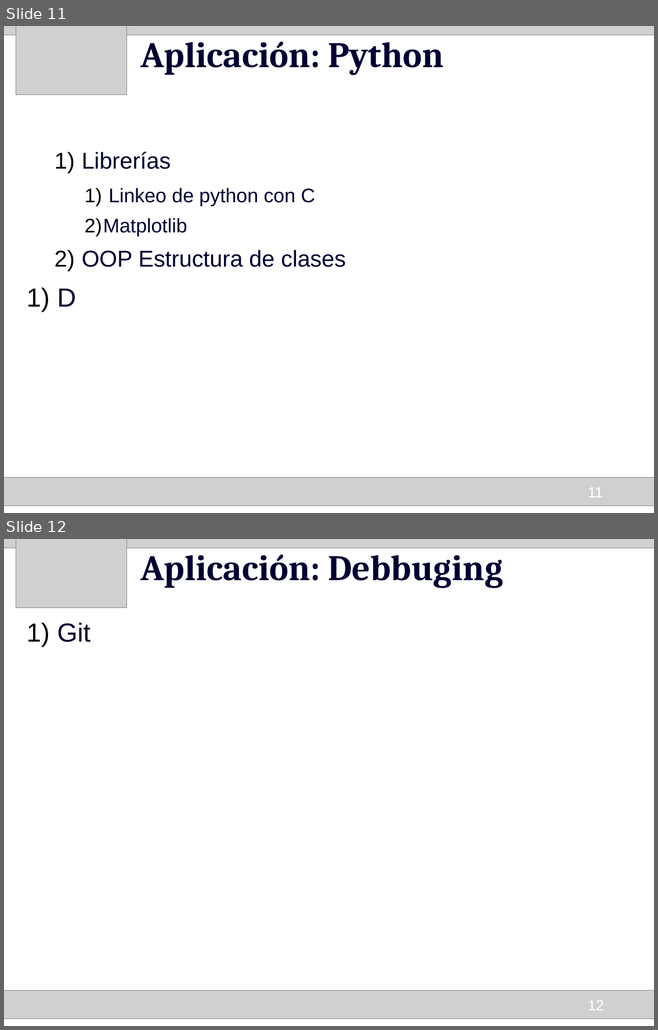
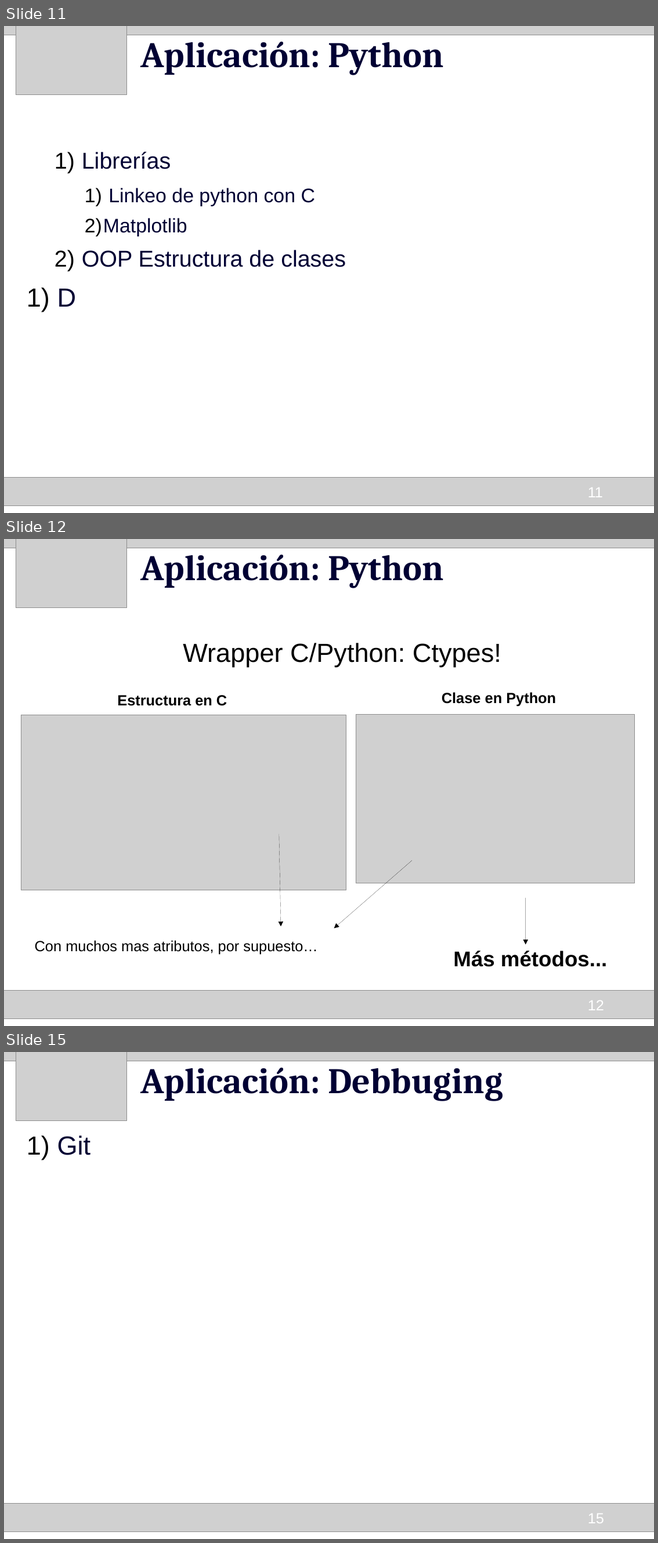
Before and after one commit to HumbertoCelleri/ljmd, a slide deck: presentacion/Presentacion.odp. Shown one above the other, each under a label of ours: slides 11 and 12 before the commit, slides 11, 12 and 15 after it; the slides between them are not shown. The pictures are 658x1030 and 658x1543 pixels, drawn with LibreOffice and Linux fonts; fonts in the diff are those of the drawing; grey boxes stand for pictures. Boxes give left, top, right and bottom in pixels: in the first picture for what was removed or moved away, otherwise in the second. Text is boxed around its words. In the diff, an @@ line names an element or a change of style, - is before the commit and + after.

Commit message:
Diapos de wrapper agregadas

```diff
--- a/presentacion/Presentacion.odp
+++ b/presentacion/Presentacion.odp
@@ slide 12 added at (4,539,654,1026), background #FFFFFF @@
@@ picture added at (4,539,654,542) @@
@@ picture added at (4,539,654,548) @@
@@ picture added at (16,539,126,608) @@
@@ title added at (140,547,444,588), 44 pt, text #000033, bold @@
+Aplicación: Python
@@ text added at (183,643,501,667), 32 pt, text #000000 @@
+Wrapper C/Python: Ctypes!
@@ text added at (117,695,227,706), 18 pt, text #000000, bold @@
+Estructura en C
@@ text added at (441,692,556,707), 18 pt, text #000000, bold @@
+Clase en Python
@@ picture added at (21,715,346,890) @@
@@ picture added at (356,715,634,884) @@
@@ arrow added from (279, 834) to (281, 927), #000000 0 pt @@
@@ arrow added from (412, 861) to (334, 929), #000000 0 pt @@
@@ arrow added from (525, 898) to (525, 944), #000000 0 pt @@
@@ text added at (35,940,317,954), 18 pt, text #000000 @@
+Con muchos mas atributos, por supuesto…
@@ text added at (453,951,607,967), 26 pt, text #000000, bold @@
+Más métodos...
@@ picture added at (4,991,654,1019) @@
@@ page number added at (587,1001,604,1011), 18 pt, text #FFFFFF @@
+12
@@ what was slide 12 is now slide 15 @@
@@ page number at (587,1514,604,1524): text changed @@
-12
+15
```
Also in this commit, not shown: 2 other slides added.
